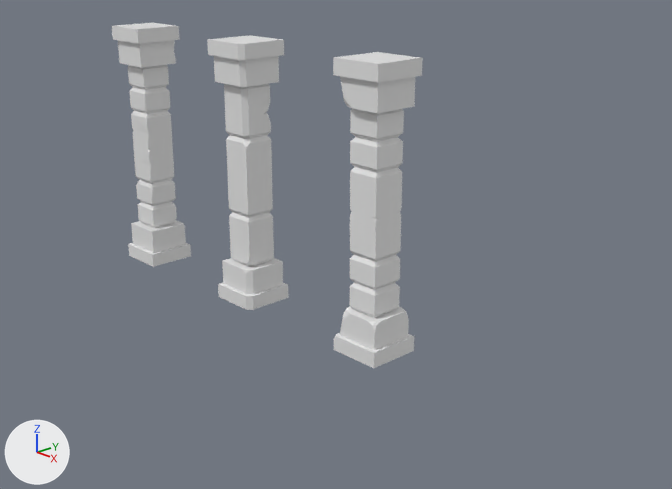
The Blender file CompleteBlenderCreatorTraining/02_ModularDungeon/ModularDungeon.blend as it was, and as the next commit left it.
The view is the same before and after, from a camera (50 mm lens) standing at (8.16, -6.3, 4.16) and looking at (0.84, 0.55, 0.74). Lighting does not change. The marker at lower left points along +X, +Y and +Z.

Before the edit, the objects in view are built like this:
```python
me_cube_001 = bpy.data.meshes.new('Cube.001')
me_cube_001.from_pydata(...)  # 389 vertices, 384 faces; spans x -0.6..0.602, y -0.603..0.602, z -0.601..0.605
me_cube_002 = bpy.data.meshes.new('Cube.002')
me_cube_002.from_pydata(...)  # 134 vertices, 121 faces; spans x -0.29..0.29, y -0.29..0.29, z -1.5..1.5
me_cube_004 = bpy.data.meshes.new('Cube.004')
me_cube_004.from_pydata(...)  # 190 vertices, 146 faces; spans x -0.29..0.29, y -0.29..0.29, z -1.5..1.5
me_cube_005 = bpy.data.meshes.new('Cube.005')
me_cube_005.from_pydata(...)  # 199 vertices, 171 faces; spans x -0.29..0.29, y -0.29..0.29, z -1.5..1.5
me_cube_005.polygons.foreach_set('use_smooth', [True] * 171)
me_cylinder = bpy.data.meshes.new('Cylinder')
me_cylinder.from_pydata(...)  # 192 vertices, 170 faces; spans x -0.68..0.68, y -0.68..0.68, z -0.6..0.602
ob_barrel = bpy.data.objects.new('Barrel', me_cylinder)
ob_barrel.location = (0.0, 0.0, 0.6)
ob_barrel.hide_set(True)  # its collection is switched off
ob_crate = bpy.data.objects.new('Crate', me_cube_001)
ob_crate.location = (0.0, 0.0, 0.61)
ob_crate.hide_set(True)  # its collection is switched off
ob_pillar = bpy.data.objects.new('Pillar', me_cube_002)
ob_pillar.location = (0.0, 0.0, 1.5)
ob_pillar_001 = bpy.data.objects.new('Pillar.001', me_cube_004)
ob_pillar_001.location = (2.0, 0.0, 1.5)
ob_pillar_002 = bpy.data.objects.new('Pillar.002', me_cube_005)
ob_pillar_002.location = (-2.0, 0.0, 1.5)
```
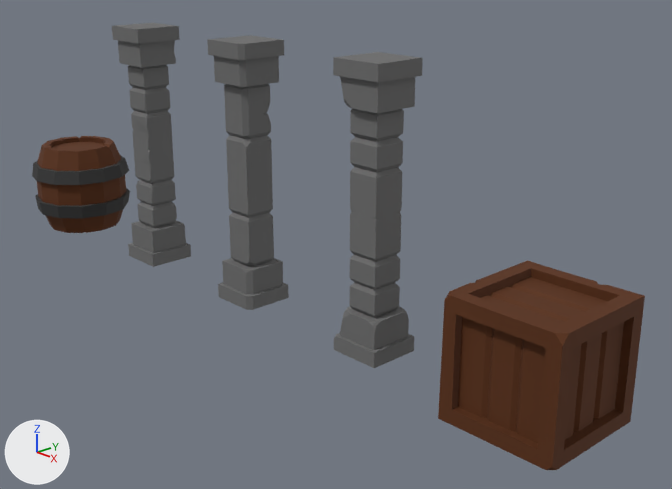
What changed in the scene script:
```text
Add mat_pillargrey:
    mat_pillargrey = principled_material('PillarGrey')
    mat_pillargrey.base_color = (0.154, 0.154, 0.154)  # dark grey #6d6d6d
    mat_pillargrey.roughness = 0.85
Add mat_cratebrown:
    mat_cratebrown = principled_material('CrateBrown')
    mat_cratebrown.base_color = (0.102, 0.0253, 0.00172)  # brown #5a2c06
    mat_cratebrown.roughness = 0.85
Change me_cube_001:
    where me_cube_001.from_pydata(...)  # 389 vertices, 384 faces; spans x -0.6..0.602, y -0.603..0.602, z -0.601..0.605
    add me_cube_001.materials.append(mat_cratebrown)  # brown #5a2c06
Change me_cube_002:
    where me_cube_002.from_pydata(...)  # 134 vertices, 121 faces; spans x -0.29..0.29, y -0.29..0.29, z -1.5..1.5
    add me_cube_002.materials.append(mat_pillargrey)  # dark grey #6d6d6d
Change me_cube_004:
    where me_cube_004.from_pydata(...)  # 190 vertices, 146 faces; spans x -0.29..0.29, y -0.29..0.29, z -1.5..1.5
    add me_cube_004.materials.append(mat_pillargrey)  # dark grey #6d6d6d
Change me_cube_005:
    where me_cube_005.from_pydata(...)  # 199 vertices, 171 faces; spans x -0.29..0.29, y -0.29..0.29, z -1.5..1.5
    add me_cube_005.materials.append(mat_pillargrey)  # dark grey #6d6d6d
Change ob_barrel:
    remove ob_barrel.hide_set(True)  # its collection is switched off
    ob_barrel.location: (0.0, 0.0, 0.6) -> (-4.0, 0.0, 0.6)
Change ob_crate:
    remove ob_crate.hide_set(True)  # its collection is switched off
    ob_crate.location: (0.0, 0.0, 0.61) -> (4.0, 0.0, 0.61)
```

Location of each change, (x1, y1, x2, y2) in pixels of the pictures (672 x 489 px):
'Crate', shown (brown)
    after: (438, 261, 645, 470)
'Pillar.001', recoloured
    both: (333, 52, 423, 368)
'Pillar', recoloured
    both: (207, 35, 289, 310)
'Pillar.002', recoloured
    both: (112, 23, 191, 267)
'Barrel', shown
    after: (32, 136, 130, 233)
